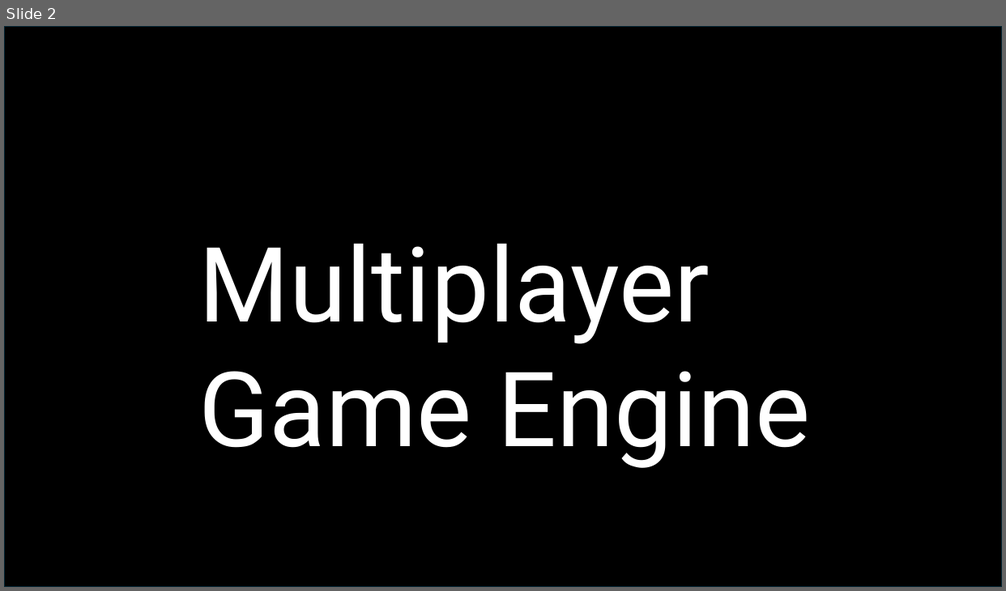
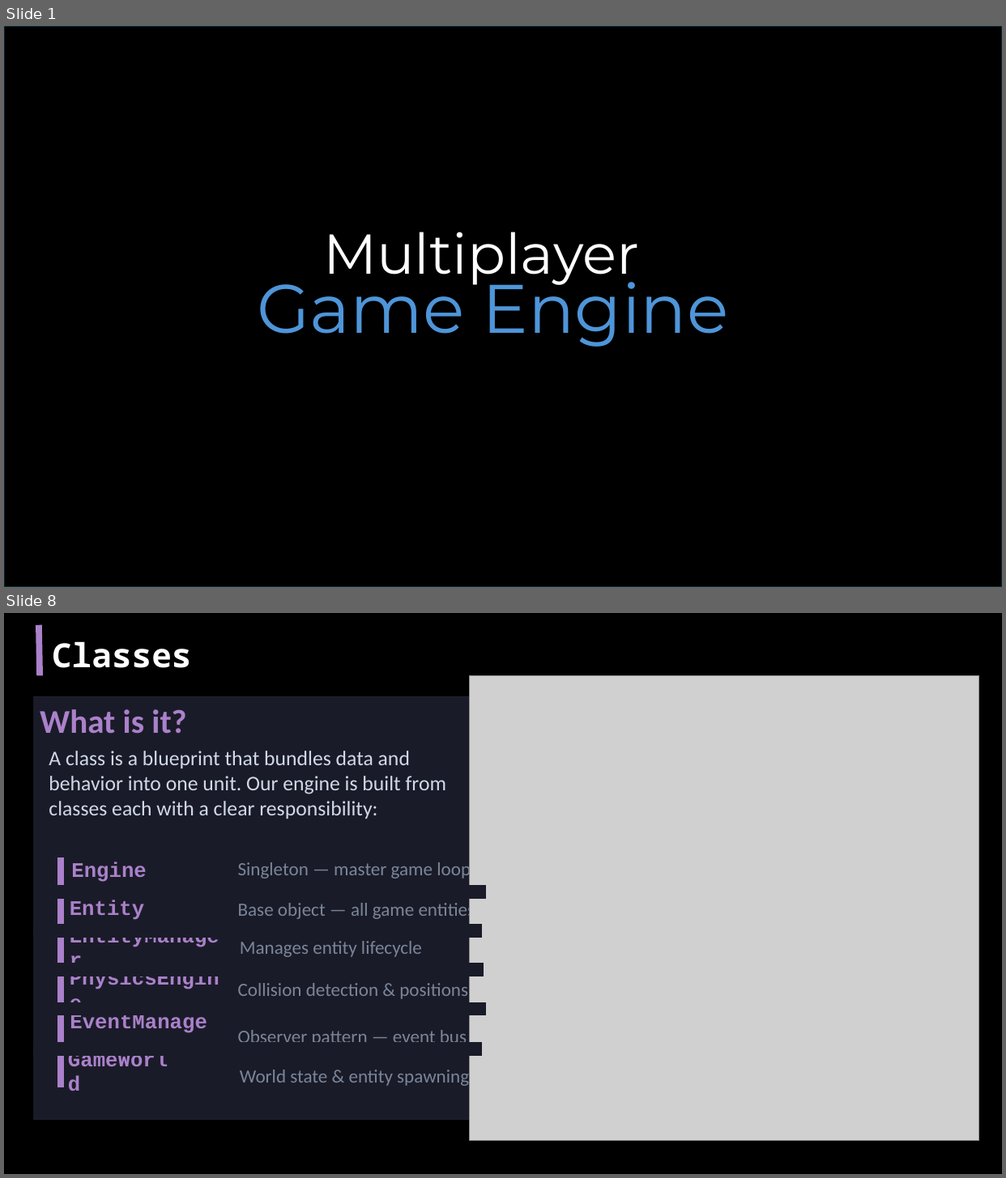
Before and after one commit to emanmo5050-oss/GamEngine26, a slide deck: GamEngine26.pptx. Shown one above the other, each under a label of ours: slide 2 before the commit, slides 1 and 8 after it; the slides between them are not shown. The pictures are 1006x591 and 1006x1178 pixels, drawn with LibreOffice and Linux fonts; fonts in the diff are those of the drawing; grey boxes stand for pictures; background and template pictures are left out. Boxes give left, top, right and bottom in pixels: in the first picture for what was removed or moved away, otherwise in the second. Text is boxed around its words. In the diff, an @@ line names an element or a change of style, - is before the commit and + after.

```diff
--- a/GamEngine26.pptx
+++ b/GamEngine26.pptx
@@ slide 8 added at (4,613,1002,1174), background #000000 @@
@@ line added from (39, 625) to (40, 676), #AA81CA 6 pt @@
@@ text added at (52,641,191,668), 32 pt, text #FFFFFF, bold @@
+Classes
@@ picture added at (469,676,978,1141) @@
@@ rectangle added at (33,697,485,1120), fill #1A1B28, outline #FFFFFF 0.3 pt @@
@@ text added at (40,709,186,734), 32 pt, text #AA81CA, bold @@
+What is it?
@@ text added at (49,751,446,819), 20 pt, text #D0D8E8 @@
+A class is a blueprint that bundles data and behavior into one unit. Our engine is built from classes each with a clear responsibility:
@@ line added from (61, 858) to (61, 1088), #AA81CA 6 pt @@
@@ text added at (71,862,146,882), 20 pt, text #AA81CA, bold @@
+Engine
@@ text added at (238,860,471,881), 18 pt, text #7A8599 @@
+Singleton — master game loop
@@ line added from (37, 892) to (486, 892), #1A1B28 13 pt @@
@@ text added at (70,900,144,920), 20 pt, text #AA81CA, bold @@
+Entity
@@ text added at (238,900,475,921), 18 pt, text #7A8599 @@
+Base object — all game entities
@@ line added from (33, 931) to (483, 931), #1A1B28 13 pt @@
@@ text added at (70,931,226,963), 20 pt, text #AA81CA, bold @@
+EntityManager
@@ text added at (240,941,422,957), 18 pt, text #7A8599 @@
+Manages entity lifecycle
@@ line added from (35, 970) to (484, 970), #1A1B28 13 pt @@
@@ text added at (70,970,225,1009), 20 pt, text #AA81CA, bold @@
+PhysicsEngine
@@ text added at (238,983,468,999), 18 pt, text #7A8599 @@
+Collision detection & positions
@@ line added from (37, 1009) to (486, 1009), #1A1B28 13 pt @@
@@ text added at (70,1018,211,1050), 20 pt, text #AA81CA, bold @@
+EventManager
@@ line added from (33, 1050) to (483, 1050), #1A1B28 13 pt @@
@@ text added at (238,1030,467,1042), 18 pt, text #7A8599 @@
+Observer pattern — event bus
@@ text added at (68,1059,180,1083), 20 pt, text #AA81CA, bold @@
+GameWorld
@@ text added at (240,1070,469,1086), 18 pt, text #7A8599 @@
+World state & entity spawning
@@ what was slide 2 is now slide 1 @@
@@ slide 1 changed as well @@
@@ text added at (323,232,639,288), 54 pt, text #FFFFFF @@
+Multiplayer
@@ text at (257,267,728,347): text changed; size 100 to 66 pt; font Roboto to Montserrat; text colour #FFFFFF to #4E95D9 @@
-Multiplayer Game Engine
+Game Engine
```
Also in this commit, not shown: 5 other slides changed, 7 other slides added, 5 slides removed, 5 other files.
